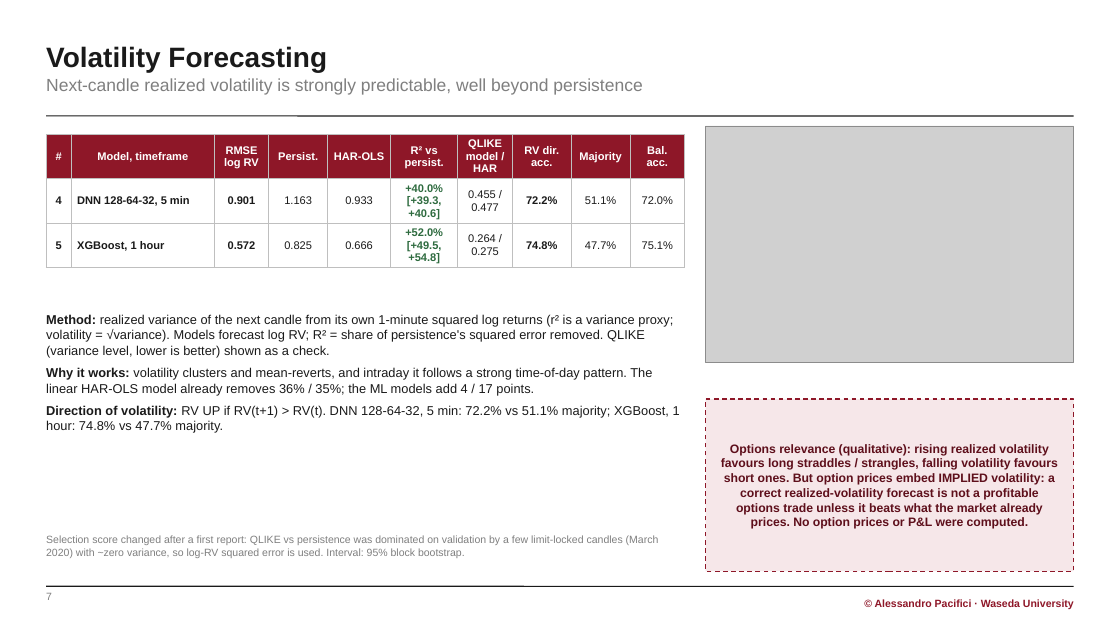
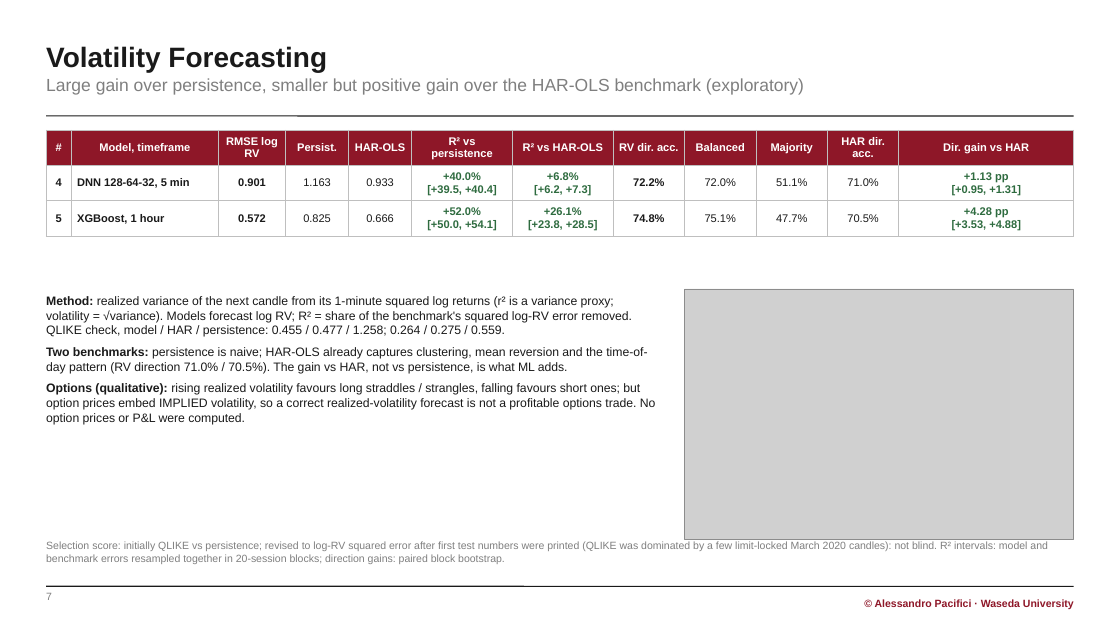
Before and after one commit to Paciooo/Project_ai_ML_bigdata, a slide deck: slide 7 of presentation_multitarget/NASDAQ_multitarget_report.pptx. Drawn at 1120x630 pixels with LibreOffice and Linux fonts; fonts in the diff are those of the drawing; grey boxes stand for pictures. Boxes give left, top, right and bottom in pixels: in the first picture for what was removed or moved away, otherwise in the second. Text is boxed around its words. In the diff, an @@ line names an element or a change of style, - is before the commit and + after.

```diff
--- a/presentation_multitarget/NASDAQ_multitarget_report.pptx
+++ b/presentation_multitarget/NASDAQ_multitarget_report.pptx
@@ text at (46, 78, 804, 95): text changed @@
-Next-candle realized volatility is strongly predictable, well beyond persistence
+Large gain over persistence, smaller but positive gain over the HAR-OLS benchmark (exploratory)
@@ table at (46, 130, 1074, 234) @@
-column 6: R² vs persist. | +40.0% / [+39.3, +40.6] | +52.0% / [+49.5, +54.8]
+column 6: R² vs persistence | +40.0% / [+39.5, +40.4] | +52.0% / [+50.0, +54.1]
-column 7: QLIKE model / HAR | 0.455 / 0.477 | 0.264 / 0.275
+column 7: R² vs HAR-OLS | +6.8% / [+6.2, +7.3] | +26.1% / [+23.8, +28.5]
+column 9: Balanced | 72.0% | 75.1%
-column 10: Bal. acc. | 72.0% | 75.1%
+column 11: HAR dir. acc. | 71.0% | 70.5%
+column 12: Dir. gain vs HAR | +1.13 pp / [+0.95, +1.31] | +4.28 pp / [+3.53, +4.88]
@@ table: place and size @@
-table at (46, 134, 685, 268)
+table at (46, 130, 1074, 234)
@@ picture removed at (706, 126, 1074, 363) @@
@@ text at (46, 296, 656, 425): text changed; size 11 to 10.5 pt @@
-▪ Method: realized variance of the next candle from its own 1-minute squared log returns (r² is a variance proxy; volatility = √variance). Models forecast log RV; R² = share of persistence's squared error removed. QLIKE (variance level, lower is better) shown as a check.
-▪ Why it works: volatility clusters and mean-reverts, and intraday it follows a strong time-of-day pattern. The linear HAR-OLS model already removes 36% / 35%; the ML models add 4 / 17 points.
-▪ Direction of volatility: RV UP if RV(t+1) > RV(t). DNN 128-64-32, 5 min: 72.2% vs 51.1% majority; XGBoost, 1 hour: 74.8% vs 47.7% majority.
+▪ Method: realized variance of the next candle from its 1-minute squared log returns (r² is a variance proxy; volatility = √variance). Models forecast log RV; R² = share of the benchmark's squared log-RV error removed. QLIKE check, model / HAR / persistence: 0.455 / 0.477 / 1.258; 0.264 / 0.275 / 0.559.
+▪ Two benchmarks: persistence is naive; HAR-OLS already captures clustering, mean reversion and the time-of-day pattern (RV direction 71.0% / 70.5%). The gain vs HAR, not vs persistence, is what ML adds.
+▪ Options (qualitative): rising realized volatility favours long straddles / strangles, falling favours short ones; but option prices embed IMPLIED volatility, so a correct realized-volatility forecast is not a profitable options trade. No option prices or P&L were computed.
@@ picture added at (685, 289, 1074, 539) @@
@@ rectangle removed at (706, 399, 1074, 571) @@
@@ text removed at (721, 444, 1058, 529) @@
-Options relevance (qualitative): rising realized volatility favours long straddles / strangles, falling volatility favours short ones. But option prices embed IMPLIED volatility: a correct realized-volatility forecast is not a profitable options trade unless it beats what the market already prices. No option prices or P&L were computed.
@@ text at (46, 541, 1048, 564): text changed @@
-Selection score changed after a first report: QLIKE vs persistence was dominated on validation by a few limit-locked candles (March 2020) with ~zero variance, so log-RV squared error is used. Interval: 95% block bootstrap.
+Selection score: initially QLIKE vs persistence; revised to log-RV squared error after first test numbers were printed (QLIKE was dominated by a few limit-locked March 2020 candles): not blind. R² intervals: model and benchmark errors resampled together in 20-session blocks; direction gains: paired block bootstrap.
```
Also in this commit, not shown: 5 other slides changed, 30 other files.
